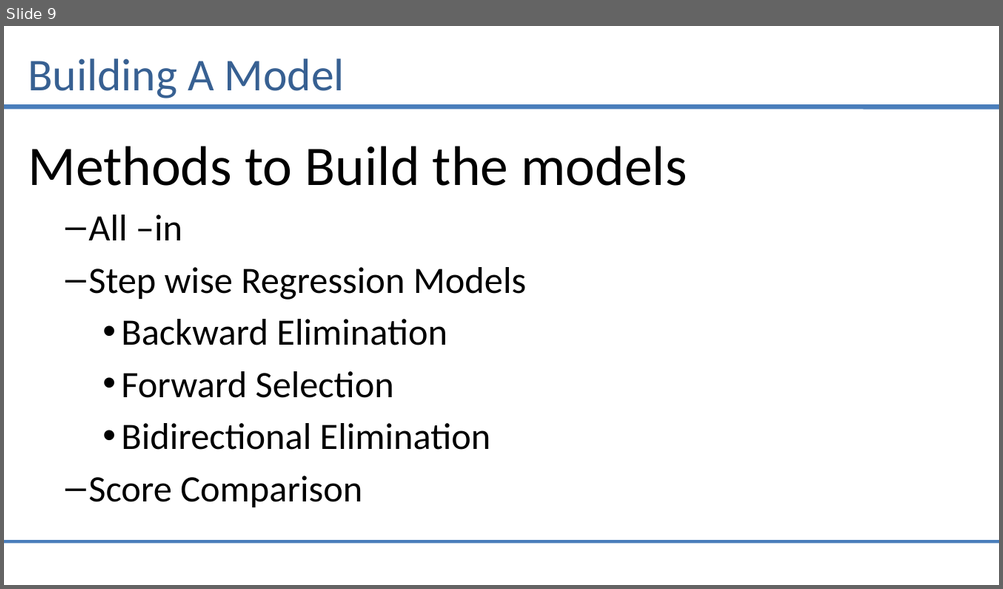
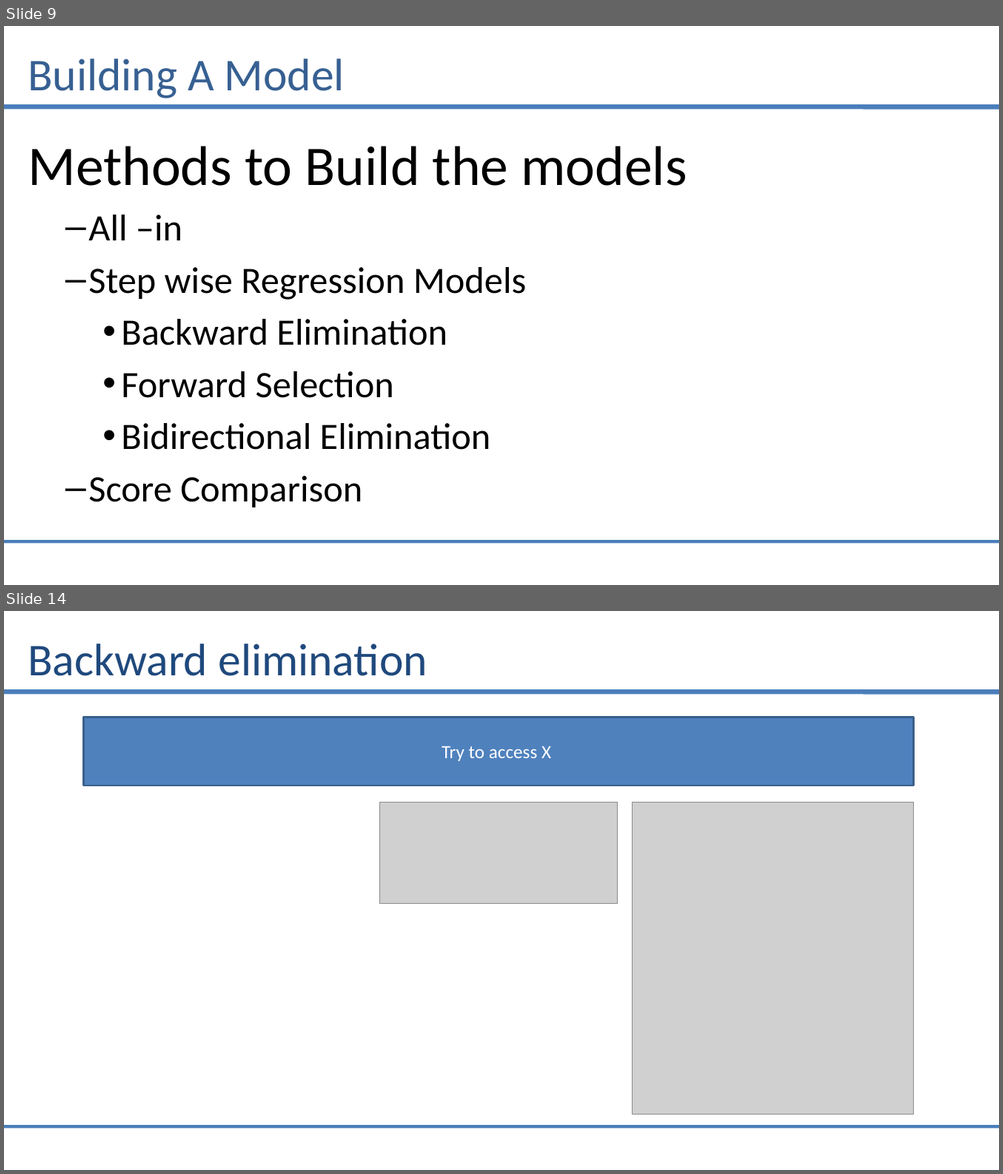
Before and after one commit to saiprasad94/DataSciencePython, a slide deck: Multiple_Linear_Regression/Multiple_linear_Regression.pptx. Shown one above the other, each under a label of ours: slide 9 before the commit, slides 9 and 14 after it; the slides between them are not shown. The pictures are 1003x589 and 1003x1174 pixels, drawn with LibreOffice and Linux fonts; fonts in the diff are those of the drawing; grey boxes stand for pictures. Boxes give left, top, right and bottom in pixels: in the first picture for what was removed or moved away, otherwise in the second. Text is boxed around its words. In the diff, an @@ line names an element or a change of style, - is before the commit and + after.

```diff
--- a/Multiple_Linear_Regression/Multiple_linear_Regression.pptx
+++ b/Multiple_Linear_Regression/Multiple_linear_Regression.pptx
@@ slide 14 added at [4,611,999,1170], background #FFFFFF; not listed: 2 template elements that a slide beside it also shows @@
@@ title added at [28,644,427,676], 44 pt, text #1F497D @@
+Backward elimination
@@ rectangle added at [83,717,913,786], fill #4F81BD, outline #3A5F8C 2 pt, 18 pt, text #FFFFFF @@
+Try to access X
@@ picture added at [380,802,617,903] @@
@@ picture added at [632,802,914,1115] @@
```
Also in this commit, not shown: 3 slides changed, 5 other slides added, 2 slides removed, 1 other file.
